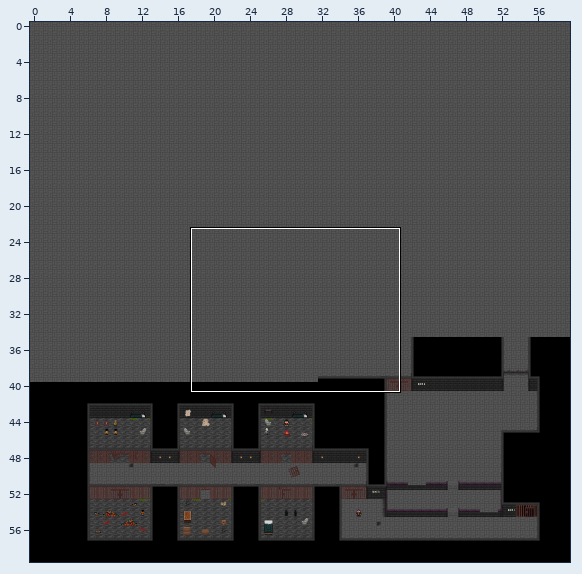
One commit to this Tiled map: Maps/UndeadParadise.tmx. Above: a wide view before the commit, with the close-up outlined.
Close-up. Before the commit:
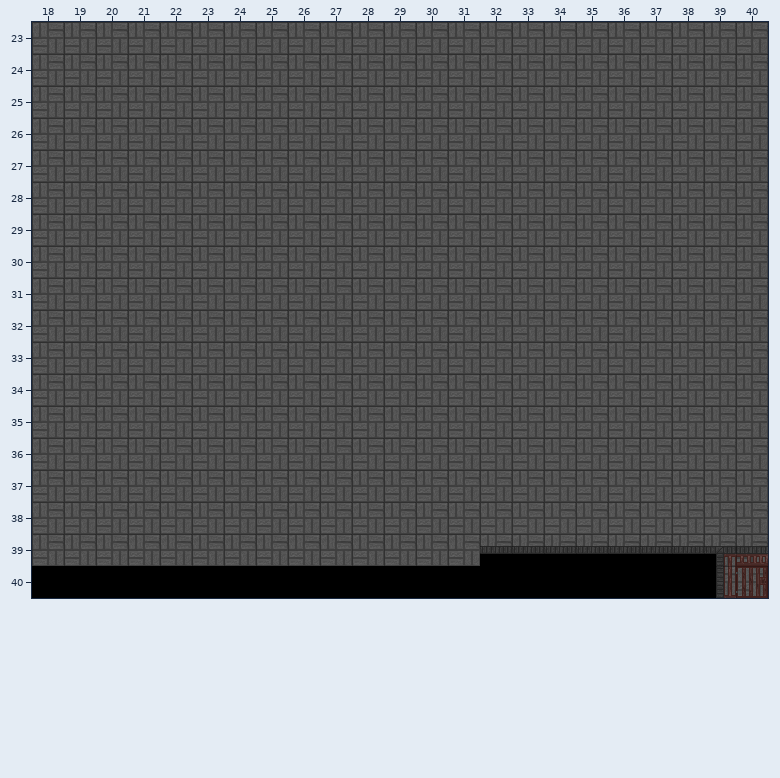
Cells are 32x32 px. Shown: x 18..40, y 23..40. The commit also changed other parts of the map, which this record leaves out. Tiles whose own drawing changed are shown in their newer look in all pictures.
And afterwards:
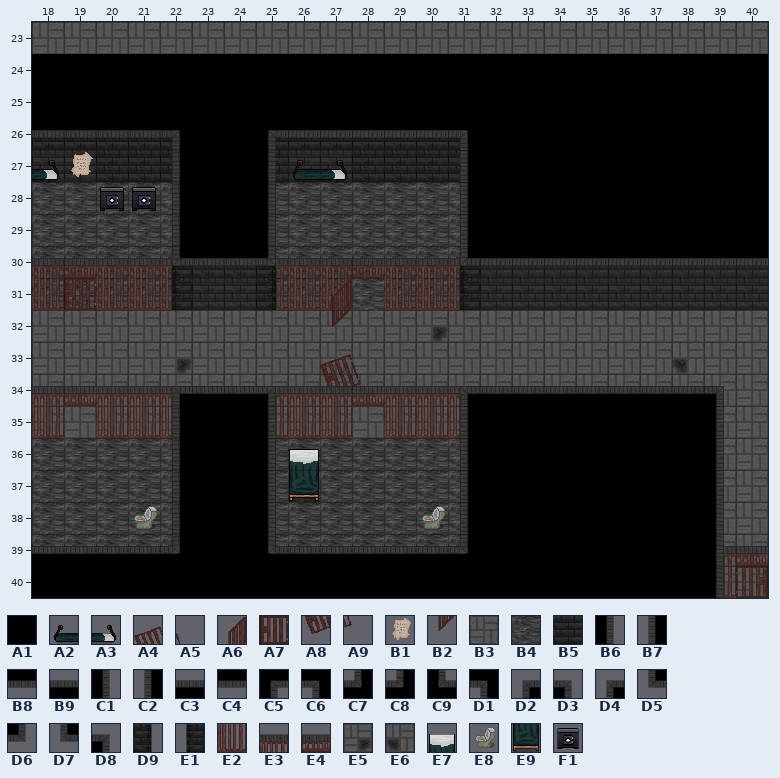
Key: from "dunegon": A1 2, A2 58, A3 59, A4 85, A5 86, A6 89 flipped left-right, A7 98, A8 100, A9 101, B1 102, B2 104 flipped left-right, B3 105, B4 106, B5 107, B6 108, B7 108 flipped left-right, B8 108 flipped on the diagonal, B9 108 flipped on the other diagonal, C1 108 flipped up-down, C2 108 turned 180, C3 108 turned 270, C4 108 turned 90, C5 109, C6 109 flipped left-right, C7 109 flipped on the other diagonal, C8 109 turned 180, C9 109 turned 270, D1 109 turned 90, D2 110, D3 110 flipped left-right, D4 110 flipped on the diagonal, D5 110 flipped up-down, D6 110 turned 180, D7 110 turned 270, D8 110 turned 90, D9 111, E1 111 flipped left-right, E2 112, E3 113 flipped left-right, E4 114, E5 140, E6 140 turned 90, E7 141, E8 142, E9 156, F1 157 flipped left-right.
__ is an empty cell, ## one hidden under a higher layer.
Tiles replaced or removed in this view: B3, C3, D3.
Changes in this commit:
Changed rows in their new state; .. is an unchanged cell.
layer "Wall Layer" opacity 100% -> 90%
Layer "Ground Layer":
first column x 18:
28 B4 B4 B4 B4 B4 ## ## B4 B4 B4 B4 B4 B4 B4 ## ..
29 B4 B4 B4 B4 B4 .. ## B4 B4 B4 B4 B4 B4 B4 ## ##
30 B4 B4 B4 B4 B4 B4 B4 B4 B4 B4 B4 B4 B4 B4 .. ..
31 B4 B4 B4 B4 B4 .. .. B4 B4 B4 B4 B4 B4 B4 .. ..
first column x 18:
35 .. .. .. .. .. .. .. .. .. .. .. .. .. .. ##
36 B4 B4 B4 B4 B4 ## ## B4 B4 B4 B4 B4 B4 B4 ##
37 B4 B4 B4 B4 B4 ## ## B4 B4 B4 B4 B4 B4 B4 ##
38 B4 B4 B4 B4 B4 ## ## B4 B4 B4 B4 B4 B4 B4 ##
39 B4 B4 B4 B4 B4 ## ## B4 B4 B4 B4 B4 B4 B4 ..
Layer "Ground Layer 2":
first column x 19:
28 .. .. F1 .. .. .. .. .. .. .. .. .. .. .. .. .. .. .. .. ..
31 A7 .. .. .. .. .. .. .. .. .. .. .. .. .. .. .. .. .. .. ..
32 .. .. .. .. .. .. .. .. .. .. .. E5 .. .. .. .. .. .. .. ..
33 .. .. .. E5 .. .. .. .. A4 A5 .. .. .. .. .. .. .. .. .. E6
34 .. .. .. .. .. .. .. .. A8 A9 .. .. .. .. .. .. .. .. .. ..
36 .. .. .. .. .. .. .. E7 .. .. .. .. .. .. .. .. .. .. .. ..
37 .. .. .. .. .. .. .. E9 .. .. .. .. .. .. .. .. .. .. .. ..
38 .. .. E8 .. .. .. .. .. .. .. .. E8 .. .. .. .. .. .. .. ..
Layer "Wall Layer":
first column x 18:
27 B5 B5 .. .. .. .. .. .. B5 B5 .. .. .. .. .. .. .. .. .. .. .. .. ..
28 .. .. F1 .. .. .. .. .. .. .. .. .. .. .. .. .. .. .. .. .. .. .. ..
30 E3 E4 E3 E3 E3 B5 B5 E3 E3 E3 E4 E3 E3 E3 B5 B5 B5 B5 B5 B5 B5 B5 B5
31 E2 .. E2 E2 E2 B5 B5 E2 E2 E2 .. E2 E2 E2 B5 B5 B5 B5 B5 B5 B5 B5 B5
34 E3 E4 E3 E3 E3 .. .. E3 E3 E3 E4 E3 E3 E3 .. .. .. .. .. .. .. .. ..
35 E2 .. E2 E2 E2 .. .. E2 E2 E2 .. E2 E2 E2 .. .. .. .. .. .. .. .. ..
Layer "Wall Decoration":
first column x 18:
26 B5 B5 B5 B5 B5 .. .. B5 B5 B5 B5 B5 B5 B5
27 A3 B1 B5 B5 B5 .. .. B5 A2 A3 B5 B5 B5 B5
30 .. .. .. .. E1 .. .. D9 .. .. .. .. .. E1
31 .. .. .. .. E1 .. .. D9 .. A6 .. .. .. E1
32 .. .. .. .. .. .. .. .. .. B2 .. .. .. ..
Layer "Above Layer":
first column x 18:
24 A1 A1 A1 A1 A1 A1 A1 A1 A1 A1 A1 A1 A1 A1 A1 A1 A1 A1 A1 A1 A1 A1 A1
25 A1 A1 A1 A1 A1 A1 A1 A1 A1 A1 A1 A1 A1 A1 A1 A1 A1 A1 A1 A1 A1 A1 A1
26 B8 B8 B8 B8 C6 A1 A1 C5 C4 C4 C4 C4 C4 D1 A1 A1 A1 A1 A1 A1 A1 A1 A1
27 .. .. .. .. B7 A1 A1 B6 .. .. .. .. .. C2 A1 A1 A1 A1 A1 A1 A1 A1 A1
28 .. .. .. .. B7 A1 A1 B6 .. .. .. .. .. C2 A1 A1 A1 A1 A1 A1 A1 A1 A1
29 .. .. .. .. B7 A1 A1 B6 .. .. .. .. .. C2 A1 A1 A1 A1 A1 A1 A1 A1 A1
30 .. .. .. .. D5 B8 B8 D6 .. .. .. .. .. D7 C4 C4 C4 C4 C4 C4 C4 C4 C4
first column x 18:
34 .. .. .. .. D2 B9 B9 D3 .. .. .. .. .. D4 C3 C3 C3 C3 C3 C3 C3 D8
35 .. .. .. .. B7 A1 A1 C1 .. .. .. .. .. C2 A1 A1 A1 A1 A1 A1 A1 C1
36 .. .. .. .. B7 A1 A1 C1 .. .. .. .. .. C2 A1 A1 A1 A1 A1 A1 A1 C1
37 .. .. .. .. B7 A1 A1 C1 .. .. .. .. .. C2 A1 A1 A1 A1 A1 A1 A1 C1
38 .. .. .. .. B7 A1 A1 C1 .. .. .. .. .. C2 A1 A1 A1 A1 A1 A1 A1 B6
39 C3 C3 C3 C3 C7 A1 A1 C9 C3 C3 C3 C3 C3 C8 A1 A1 A1 A1 A1 A1 A1 B6
